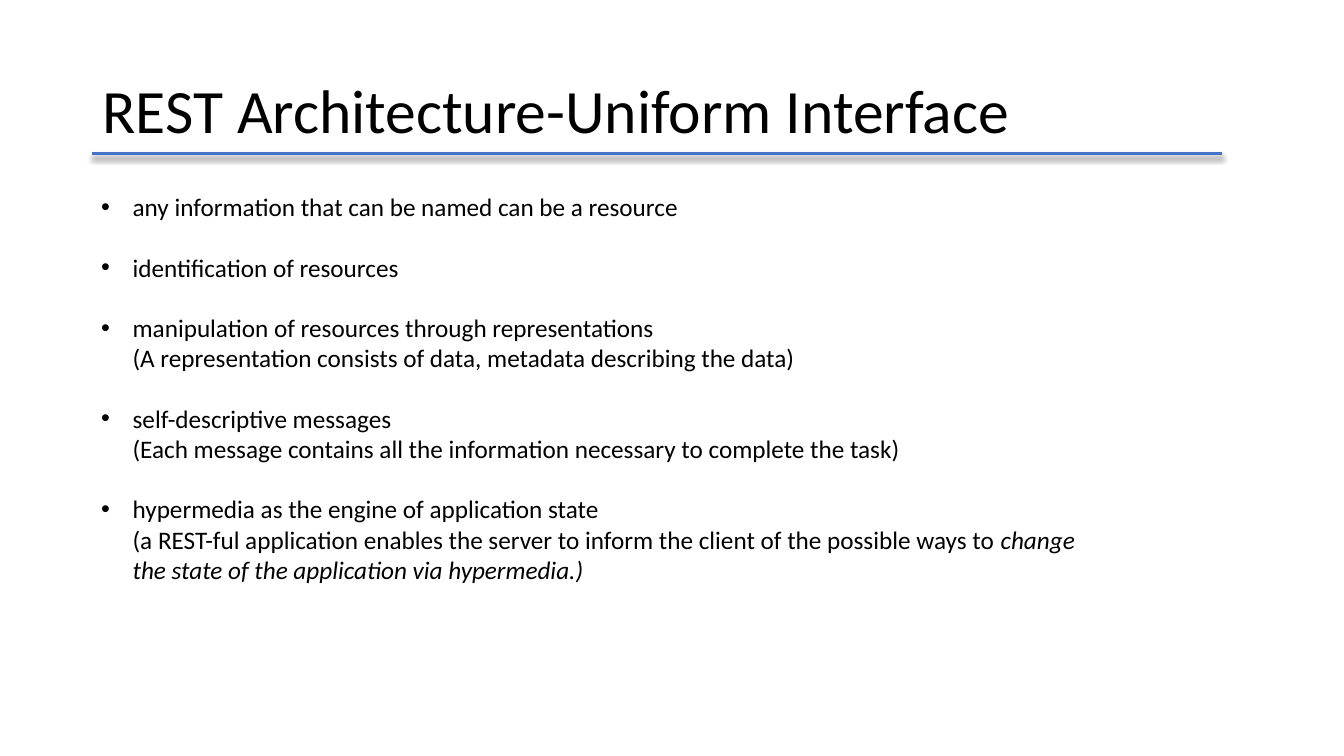
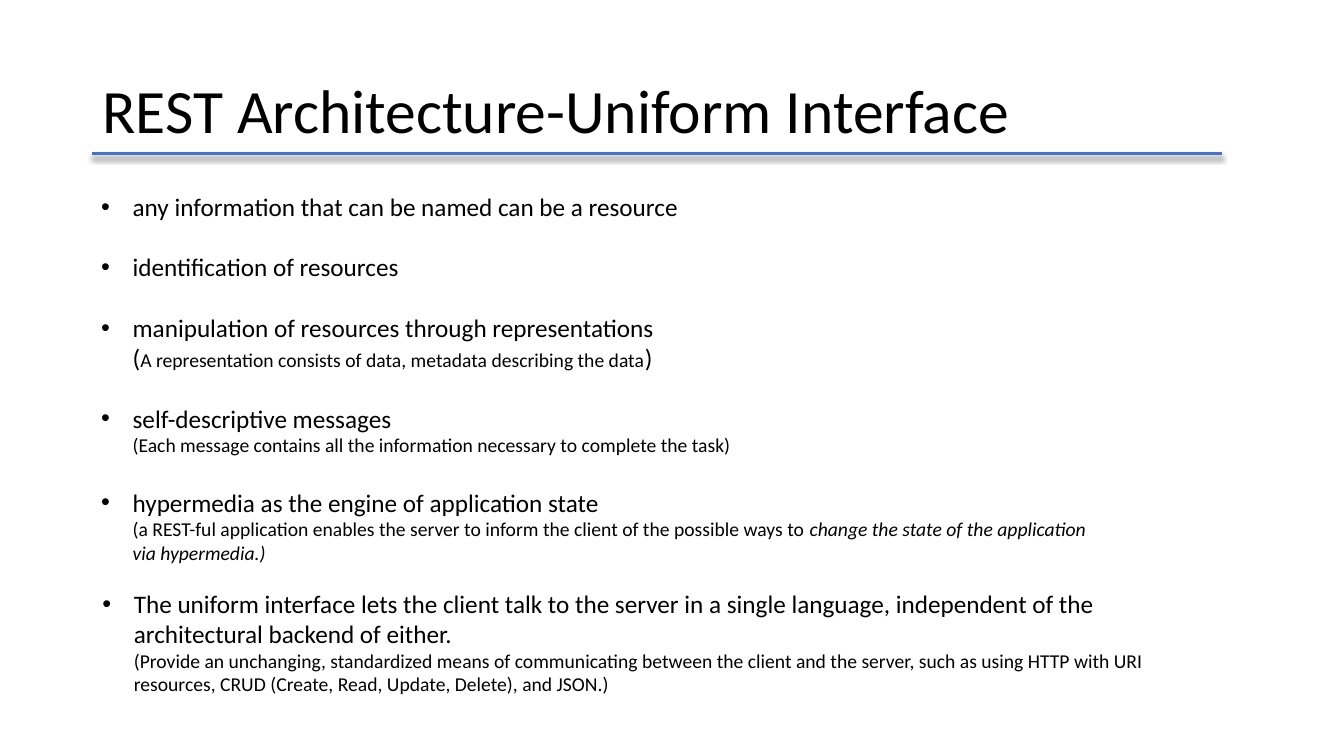
Before and after one commit to lbwxly/Todo, a slide deck: slide 7 of RestApiIntroduction.pptx. Drawn at 1344x756 pixels with LibreOffice and Linux fonts; fonts in the diff are those of the drawing. Boxes give left, top, right and bottom in pixels: in the first picture for what was removed or moved away, otherwise in the second. Text is boxed around its words. In the diff, an @@ line names an element or a change of style, - is before the commit and + after.

```diff
--- a/RestApiIntroduction.pptx
+++ b/RestApiIntroduction.pptx
@@ text at (133, 319, 1085, 563): size 18 to 14 pt in "(A representation consists of data, metadata describing ...", "(Each message contains all the information necessary ...", "(a REST-ful application enables the server to ..." @@
@@ text added at (134, 595, 1142, 694), 14 pt, text #000000 @@
+• The uniform interface lets the client talk to the server in a single language, independent of the architectural backend of either.
+  (Provide an unchanging, standardized means of communicating between the client and the server, such as using HTTP with URI resources, CRUD (Create, Read, Update, Delete), and JSON.)
```
Also in this commit, not shown: 5 other slides changed, 3 other files.
